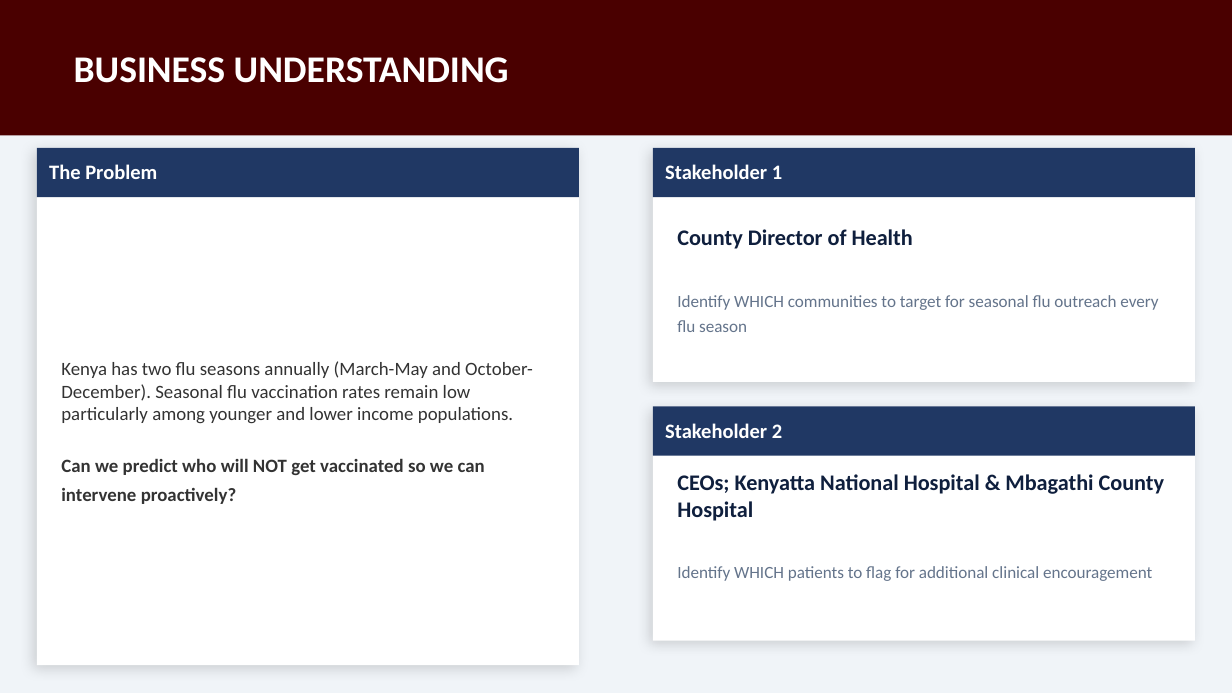
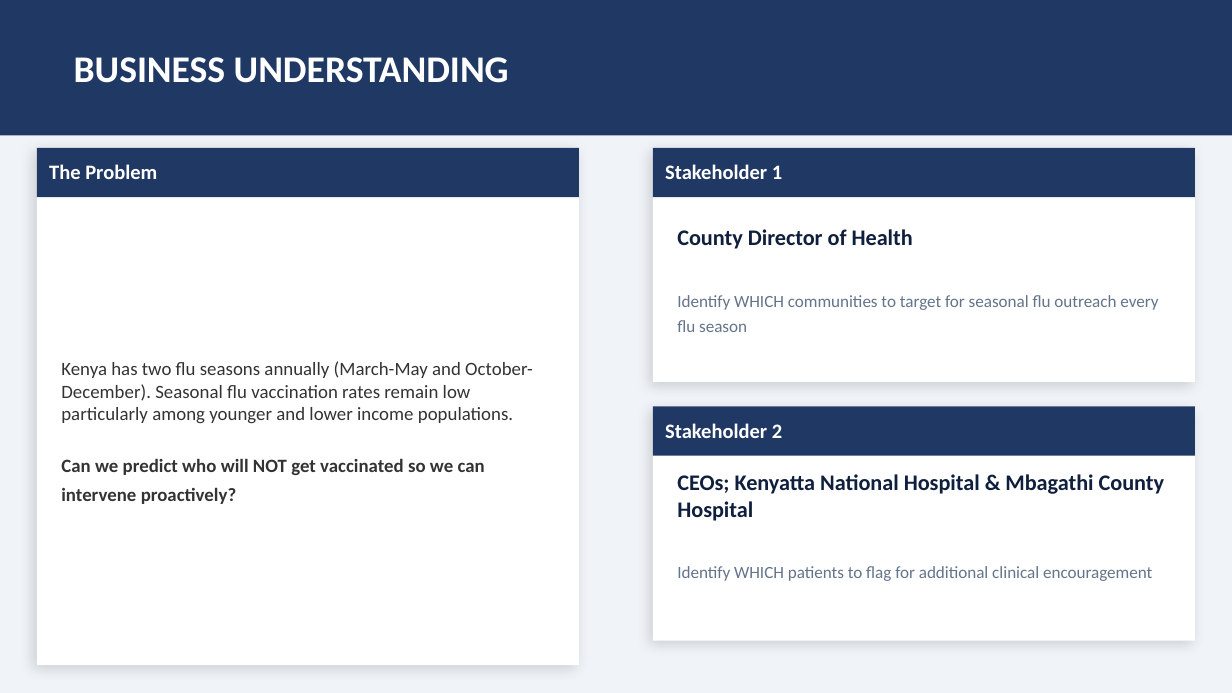
Before and after one commit to Naomiteroh/Seasonal_Flu_Prediction_Analysis, a slide deck: slide 4 of Presentation/Seasonal_flu_prediction_analysis_presenatation.pptx (slide 3 before the commit). Drawn at 1232x693 pixels with LibreOffice and Linux fonts; fonts in the diff are those of the drawing. Boxes give left, top, right and bottom in pixels: in the first picture for what was removed or moved away, otherwise in the second. Text is boxed around its words. In the diff, an @@ line names an element or a change of style, - is before the commit and + after.

```diff
--- a/Presentation/Seasonal_flu_prediction_analysis_presenatation.pptx
+++ b/Presentation/Seasonal_flu_prediction_analysis_presenatation.pptx
@@ rectangle at <box>0,0,1232,136</box>: fill #4A0000 to #203864 @@
```
Also in this commit, not shown: 1 other slide changed, 2 slides added, 2 other files.
